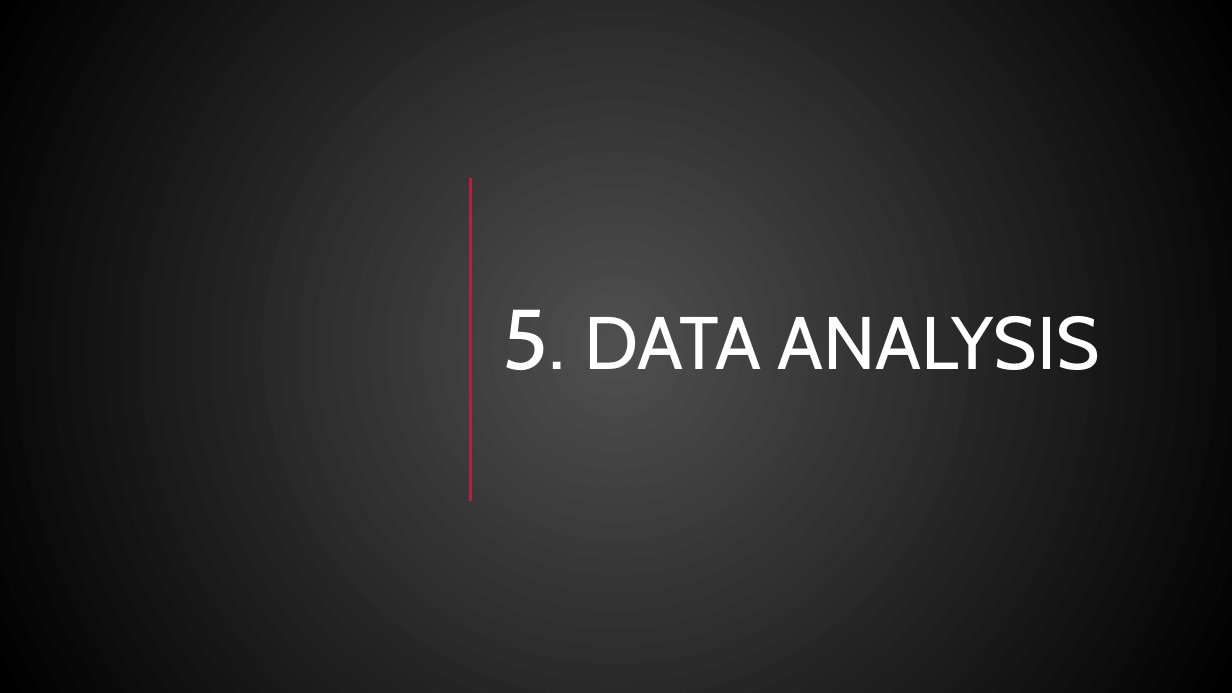
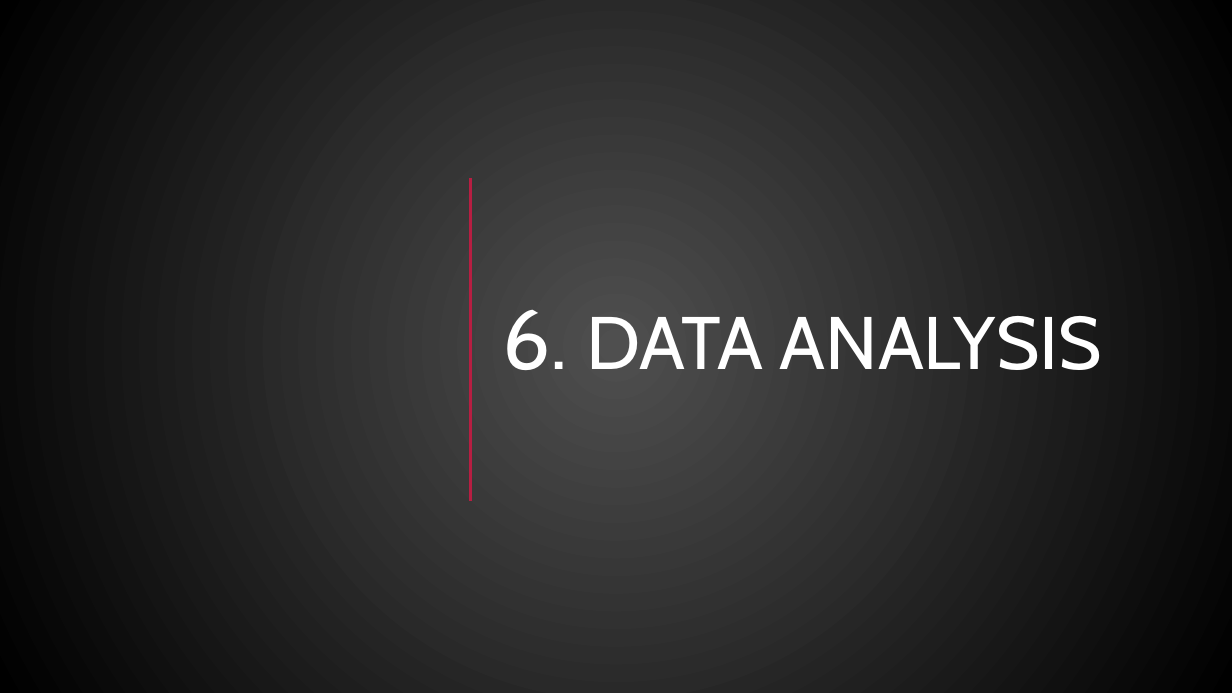
Before and after one commit to NensiH/Social_media_impact, a slide deck: slide 13 of Presentation/Social_Media_Impact_final_ppt.pptx (slide 10 before the commit). Drawn at 1232x693 pixels with LibreOffice and Linux fonts; fonts in the diff are those of the drawing; grey boxes stand for pictures; background and template pictures are left out. Boxes give left, top, right and bottom in pixels: in the first picture for what was removed or moved away, otherwise in the second. Text is boxed around its words. In the diff, an @@ line names an element or a change of style, - is before the commit and + after.

Commit message:
update to data exp/analysis slides

```diff
--- a/Presentation/Social_Media_Impact_final_ppt.pptx
+++ b/Presentation/Social_Media_Impact_final_ppt.pptx
@@ title at bbox=[502, 310, 1102, 370]: text changed @@
-5. DATA ANALYSIS
+6. DATA ANALYSIS
```
Also in this commit, not shown: 2 other slides changed, 5 slides added, 3 slides removed.
